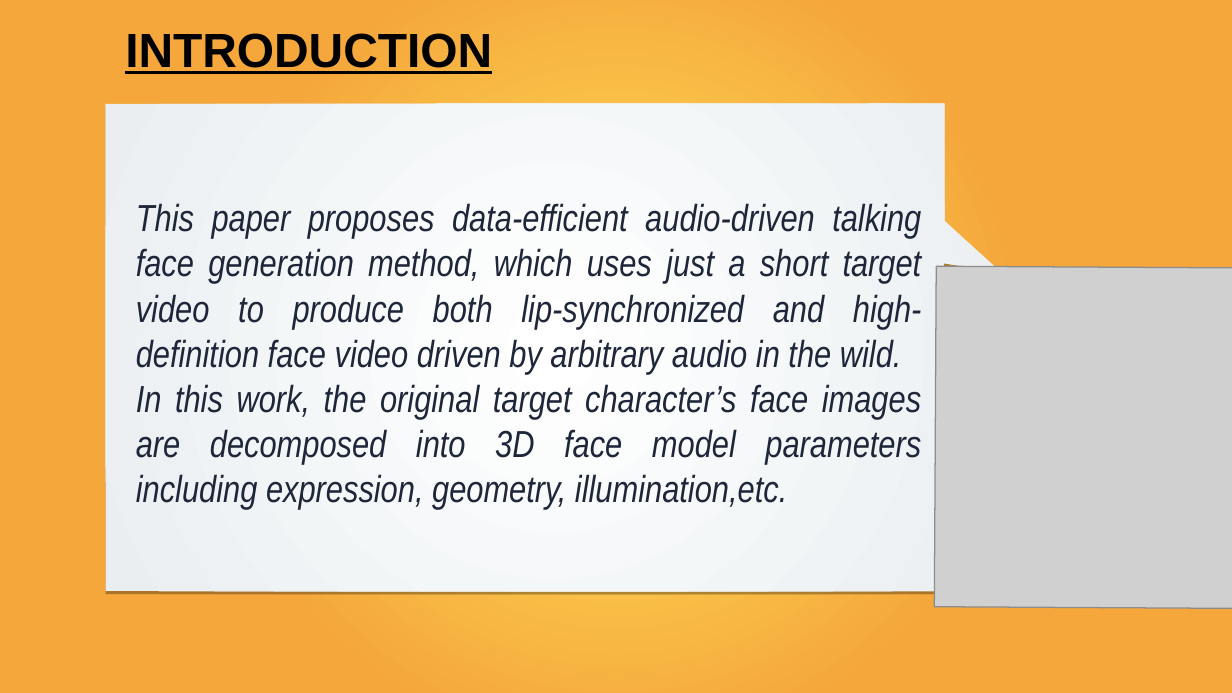
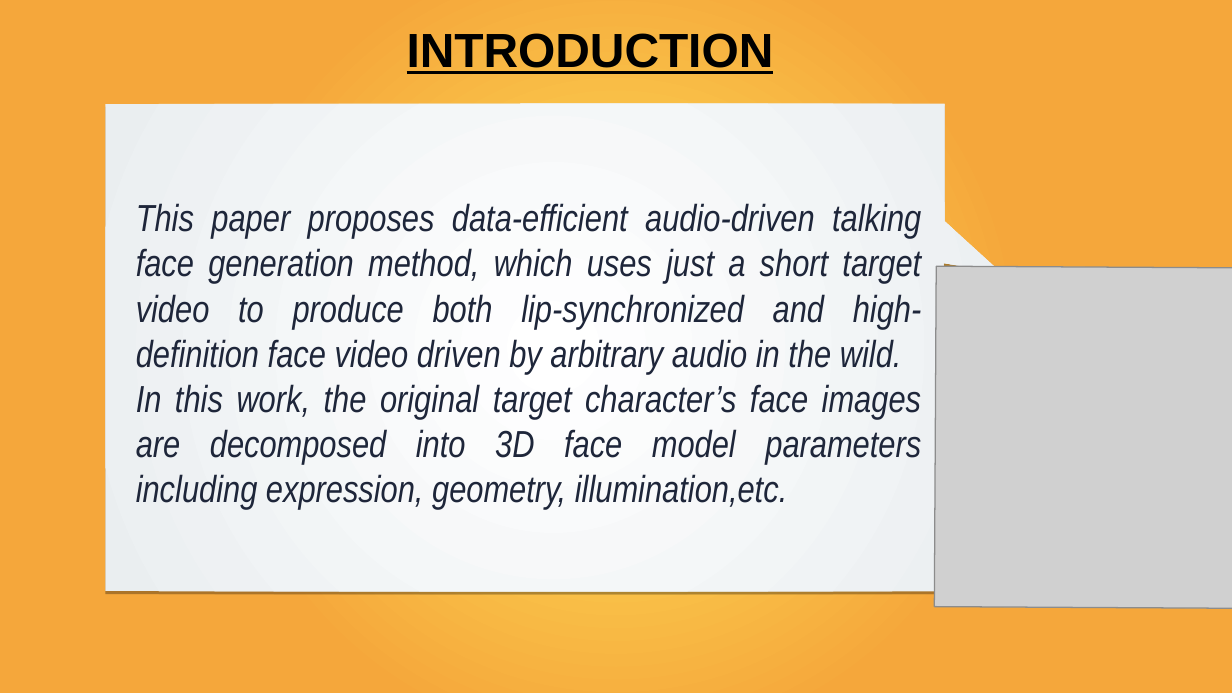
Before and after one commit to mr-speedster/seminar-presentation, a slide deck: slide 3 of Presentation.pptx (slide 2 before the commit). Drawn at 1232x693 pixels with LibreOffice and Linux fonts; fonts in the diff are those of the drawing; grey boxes stand for pictures. Boxes give left, top, right and bottom in pixels: in the first picture for what was removed or moved away, otherwise in the second. Text is boxed around its words. In the diff, an @@ line names an element or a change of style, - is before the commit and + after.

```diff
--- a/Presentation.pptx
+++ b/Presentation.pptx
@@ text "INTRODUCTION": place and size @@
-text "INTRODUCTION" at (125, 33, 492, 74)
+text "INTRODUCTION" at (407, 33, 774, 74)
```
Also in this commit, not shown: 9 other slides changed, 15 slides added, 1 slide removed, 1 other file.
